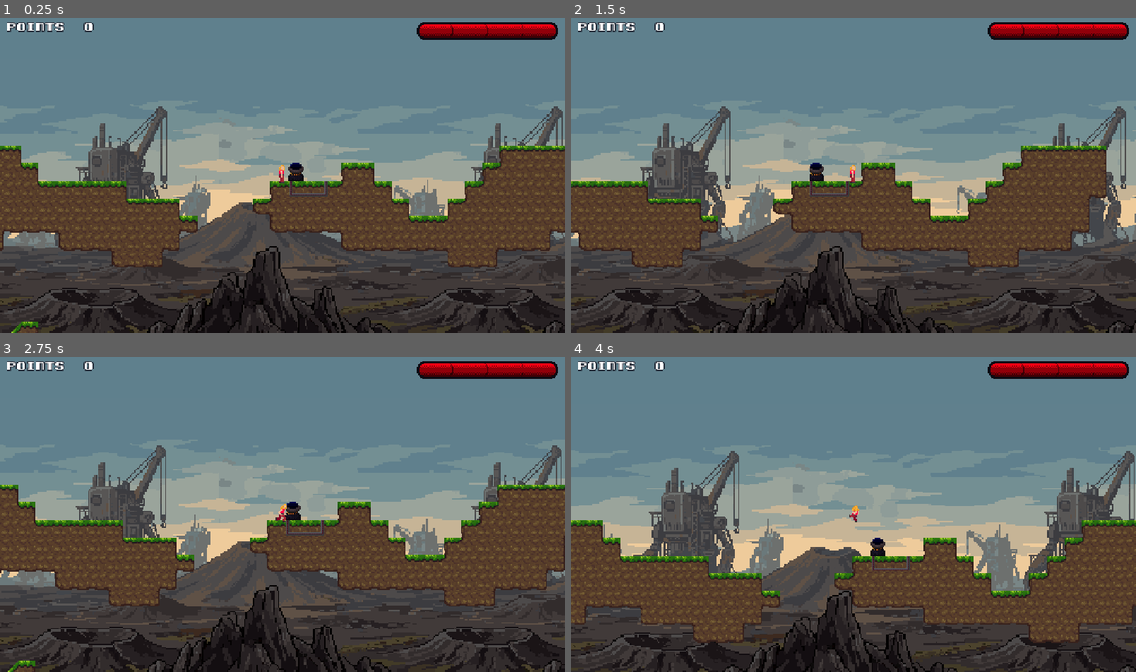
Above: before the commit, frames 1-4 (two rows, left to right).
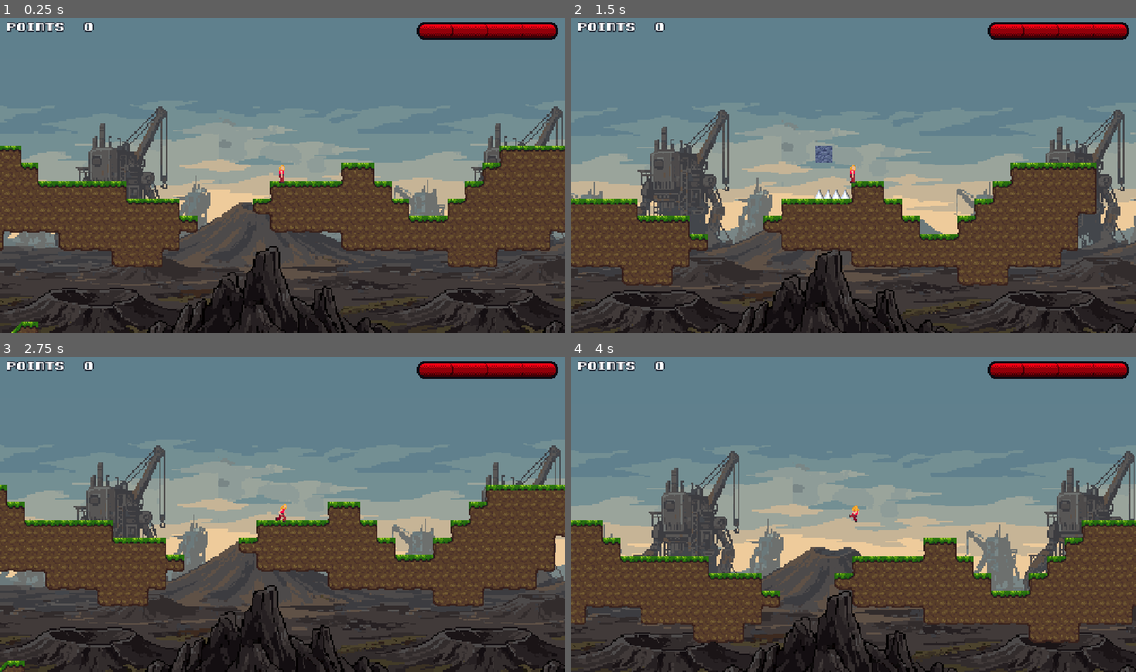
Above: after the commit, the same moments.

Repository: cygnuszwaan/objon
Game: Godot game, scene res://scenes/levels/level_1-1.tscn
Two runs of this game, one before a commit and one after it. Both use one fixed random seed, a clock stepped at 60 frames per second and the inputs below.
Inputs (mouse positions are in pixels of both pictures, inside the frame that each line leads up to):
- Up to frame 1 (0.25 s): no input
- Up to frame 2 (1.5 s): tap Enter at 0.5 s; move the mouse to (977, 159) at 0.52 s; hold D (move_right) 0.53-1.25 s; hold S (crouch) 0.53-1.25 s; click (977, 159) at 0.67 s; tap Space (jump) at 0.77 s; drag from (740, 191) to (859, 175) at 1.27 s
- Up to frame 3 (2.75 s): tap R (restart) at 2 s; move the mouse to (339, 442) at 2.02 s; hold D (move_right) from 2.03 s (still down); tap F at 2.1 s
- Up to frame 4 (4 s): release D (move_right) at 2.75 s; drag from (825, 577) to (859, 514) at 2.77 s; tap R (restart) at 3.5 s; move the mouse to (1023, 561) at 3.52 s; hold A (move_left) from 3.53 s (still down); tap J (kick) at 3.6 s; tap Space (jump) at 3.77 s

The runs differ from the first frame. In frame 1, 0.2% of the frame differs, in the area x 51-58%, y 45-57%; in frame 2, 22%, in the area x 0-100%, y 28-100%; in frame 3, 11%; in frame 4, 0.2%.

Commit message:
zone sensor

Diff:
--- a/audio/audio.gd
+++ b/audio/audio.gd
@@ -112,6 +112,8 @@
 	&"interactive/angle_sensor_off",    # an angle sensor losing power (the body came back past the hysteresis), at the sensor
 	&"interactive/basin_sensor_on",     # a basin sensor powering (its basin reached the fill, crust or column reading), at the sensor
 	&"interactive/basin_sensor_off",    # a basin sensor losing power (after its hysteresis and hold time), at the sensor
+	&"interactive/zone_sensor_on",       # a zone sensor powering (the count reached min_count; only when `silent` is off), at the sensor
+	&"interactive/zone_sensor_off",      # a zone sensor losing power (after its hold time; only when `silent` is off), at the sensor
 	&"interactive/speed_trap_flash",    # the camera flashing on any read (every crossing it reads), at the trap
 	&"interactive/speed_trap_pass",     # a reading at or above the threshold: the trap powers
 	&"interactive/speed_trap_fail",     # a reading below the threshold
--- /dev/null
+++ b/scenes/interactive/zone_sensor.gd
@@ -0,0 +1,204 @@
+@tool
+extends Area2D
+## Zone sensor: a power SOURCE (see power_target.gd for the contract) that is powered while enough bodies are inside
+## a rectangular area. Emits `powered_changed(on)` and answers `is_powered()`; PowerTargets pick it in their `sources`
+## list and conductor wires attach to it by adjacency, like a Button. It gives a door that shuts behind the player,
+## an ambush trigger, and a lure puzzle where an enemy has to stand in the zone.
+##
+## Not a physical object: it blocks nothing and is invisible and silent in play by default (see `show_zone` and
+## `silent`). `size` is the zone's width and height in pixels, centred on the node origin; the shape is per instance.
+## Origin: the cell a ConductorLayer files it under is the cell the origin is in, so for a large zone either wire it
+## by `sources` or place it so that cell is where a wire ends.
+##
+## What counts (`count_player`, `count_enemies`, `count_blocks`, each opt-in; the defaults are the player only): the
+## player, any body in group "enemy", any MeltableBlock. Each body overlapping the area counts once, whatever its
+## state (a player on a ladder, hanging or swimming counts), except that a dead or dancing player never counts and a
+## body already queued for deletion does not. The count is summed across the enabled kinds and the sensor powers
+## at `min_count` (default 1) or more; "nobody in the zone" is `invert` on the PowerTarget.
+##
+## Power: the area is polled every physics frame (get_overlapping_bodies(), never body_entered/exited, so a body
+## that melts, dies or is freed inside can't leave it stuck). Rises the physics frame the count reaches `min_count`;
+## falls once it has stayed below it for `hold_time` seconds (default 0.15), the shared rule for an analogue source,
+## so a body crossing the edge can't chatter it. A body that appears this frame (a spawn, a restore) is seen from the
+## next physics step, as with any Area2D.
+##
+## Saveable: `powered` and `time_left`. The state is derived from what is in the zone, but it is still saved: a fresh
+## sensor starts unpowered and would rise on the first physics frame after a restore, and a rising edge turns a wired
+## mirror a step. `load_state()` snaps silently and emits `powered_changed` only on a change. A restored sensor keeps
+## its power for RESTORE_GRACE_FRAMES physics frames even if it reads empty, because a restored body only overlaps
+## the area once the physics server has stepped (Button and the weight plate do the same).
+##
+## Authoring: the zone outline is always drawn in the editor, and at run time only while `show_zone` is set (with the
+## live count over `min_count`). `authoring_overlay` is a plain variable the editor sets in `_ready()` rather than an
+## `Engine.is_editor_hint()` test, so a runtime level editor can set it too. `get_warnings()` is a plain method that
+## `_get_configuration_warnings()` calls.
+## Sounds `interactive/zone_sensor_on` and `interactive/zone_sensor_off` (on a change of `powered`, never within
+## QUIET_FRAMES of load, and only when `silent` is off) are in Audio.PLANNED.
+
+signal powered_changed(on: bool)
+
+## Width and height of the zone in pixels, centred on the node origin.
+@export var size: Vector2 = Vector2(48.0, 48.0):
+	set(value):
+		size = Vector2(maxf(value.x, 1.0), maxf(value.y, 1.0))
+		_sync_shape()
+		update_configuration_warnings()
+		queue_redraw()
+## Count the player (never while dead or dancing).
+@export var count_player: bool = true:
+	set(value):
+		count_player = value
+		update_configuration_warnings()
+## Count bodies in group "enemy".
+@export var count_enemies: bool = false:
+	set(value):
+		count_enemies = value
+		update_configuration_warnings()
+## Count MeltableBlocks (ice and metal).
+@export var count_blocks: bool = false:
+	set(value):
+		count_blocks = value
+		update_configuration_warnings()
+## Bodies (summed across the enabled kinds) needed to power the sensor.
+@export_range(1, 32, 1, "or_greater") var min_count: int = 1:
+	set(value):
+		min_count = maxi(value, 1)
+		queue_redraw()
+## Seconds the count must stay below `min_count` before the sensor releases. 0 = releases the same frame.
+@export_range(0.0, 5.0, 0.05, "or_greater") var hold_time: float = 0.15
+## Draw the zone at run time (it is always drawn in the editor).
+@export var show_zone: bool = false:
+	set(value):
+		show_zone = value
+		queue_redraw()
+## No on/off sounds (the default: an ambush trigger shouldn't click). Turn off to play them.
+@export var silent: bool = true
+
+const QUIET_FRAMES := 3 ## No sound for a change this soon after load.
+const RESTORE_GRACE_FRAMES := 3
+const COLOR_FILL := Color(0.3, 0.75, 0.9, 0.10)
+const COLOR_FILL_ON := Color(0.35, 0.9, 0.45, 0.18)
+const COLOR_EDGE := Color(0.3, 0.75, 0.9, 0.8)
+const COLOR_EDGE_ON := Color(0.35, 0.9, 0.45, 0.9)
+
+var powered: bool = false
+var count: int = 0 ## The reading from the last physics frame.
+var authoring_overlay: bool = false ## Draw the zone regardless of `show_zone` (the editor sets it in `_ready()`).
+var _time_left: float = 0.0 ## Hold remaining while the count is below `min_count` and the sensor is powered.
+var _restore_grace: int = 0
+var _ready_frame: int = 0
+var _drawn_count: int = -1
+
+@onready var _shape_node: CollisionShape2D = $CollisionShape2D
+
+func _ready() -> void:
+	add_to_group(&"power_source")  # what ConductorLayer scans to attach sources to circuits by adjacency
+	authoring_overlay = Engine.is_editor_hint()
+	# The shape resource is shared by every instance of this scene: give this one its own before it is resized.
+	_shape_node.shape = RectangleShape2D.new()
+	_sync_shape()
+	queue_redraw()
+	if Engine.is_editor_hint():
+		set_physics_process(false)
+		return
+	add_to_group(&"saveable")
+	_ready_frame = Engine.get_physics_frames()
+
+## Resizes this instance's shape from `size`. Named so an editor can re-run it after a change.
+func _sync_shape() -> void:
+	if _shape_node == null or not (_shape_node.shape is RectangleShape2D):
+		return
+	(_shape_node.shape as RectangleShape2D).size = size
+
+func _get_configuration_warnings() -> PackedStringArray:
+	return get_warnings()
+
+## Plain method so a runtime level validator can reuse the warnings.
+func get_warnings() -> PackedStringArray:
+	var warnings := PackedStringArray()
+	if not (count_player or count_enemies or count_blocks):
+		warnings.append("None of `count_player`, `count_enemies` and `count_blocks` is on, so this sensor can never power.")
+	if rotation != 0.0 or scale != Vector2.ONE:
+		warnings.append("The zone is `size` px and axis-aligned; rotation and scale distort it, so leave them at their defaults and change `size` instead.")
+	return warnings
+
+## Power-source contract (PowerTarget and conductor circuits read this).
+func is_powered() -> bool:
+	return powered
+
+## Saveable contract (see game.gd).
+func save_state() -> Dictionary:
+	return {"powered": powered, "time_left": _time_left}
+
+## Snaps with no sound. Emits powered_changed only if `powered` differs from the current value; the live reading
+## takes over from the next physics frame, after the restore grace.
+func load_state(d: Dictionary) -> void:
+	var was := powered
+	powered = d.get("powered", false)
+	_time_left = float(d.get("time_left", 0.0)) if powered else 0.0
+	if powered and _time_left <= 0.0:
+		_time_left = hold_time
+	_restore_grace = RESTORE_GRACE_FRAMES if powered else 0
+	queue_redraw()
+	if powered != was:
+		powered_changed.emit(powered)
+
+func _physics_process(delta: float) -> void:
+	count = _read_count()
+	if count >= min_count:
+		_time_left = hold_time
+		_restore_grace = 0
+		_set_powered(true)
+	elif powered:
+		if _restore_grace > 0:
+			_restore_grace -= 1
+		else:
+			_time_left = maxf(_time_left - delta, 0.0)
+			if _time_left <= 0.0:
+				_set_powered(false)
+	if count != _drawn_count:
+		_drawn_count = count
+		if show_zone or authoring_overlay:
+			queue_redraw()
+
+func _set_powered(on: bool) -> void:
+	if on == powered:
+		return
+	powered = on
+	if not on:
+		_time_left = 0.0
+	if not silent and Engine.get_physics_frames() - _ready_frame > QUIET_FRAMES:
+		Audio.play_at(&"interactive/zone_sensor_on" if on else &"interactive/zone_sensor_off", global_position)
+	queue_redraw()
+	powered_changed.emit(on)
+
+# --- reading ----------------------------------------------------------------------------------------
+
+## How many counted bodies overlap the zone this frame. Each body counts once.
+func _read_count() -> int:
+	var total := 0
+	for body in get_overlapping_bodies():
+		if _counts(body):
+			total += 1
+	return total
+
+## Whether `body` counts under the enabled kinds. A dead or dancing player never counts.
+func _counts(body: Node) -> bool:
+	if body == null or body.is_queued_for_deletion():
+		return false
+	if count_player and body.is_in_group(&"player"):
+		return body.get("is_dead") != true and body.get("is_dancing") != true
+	if count_enemies and body.is_in_group(&"enemy"):
+		return true
+	return count_blocks and body is MeltableBlock
+
+# --- drawing ----------------------------------------------------------------------------------------
+
+func _draw() -> void:
+	if not (show_zone or authoring_overlay):
+		return
+	var rect := Rect2(-size * 0.5, size)
+	draw_rect(rect, COLOR_FILL_ON if powered else COLOR_FILL)
+	draw_rect(rect, COLOR_EDGE_ON if powered else COLOR_EDGE, false, 1.0)
+	if not Engine.is_editor_hint():
+		draw_string(ThemeDB.fallback_font, rect.position + Vector2(2.0, 9.0), "%d/%d" % [count, min_count], HORIZONTAL_ALIGNMENT_LEFT, -1, 8, Color.WHITE)
--- /dev/null
+++ b/scenes/interactive/zone_sensor.tscn
@@ -0,0 +1,14 @@
+[gd_scene load_steps=3 format=3]
+
+[ext_resource type="Script" path="res://scenes/interactive/zone_sensor.gd" id="1_zs"]
+
+[sub_resource type="RectangleShape2D" id="RectangleShape2D_zone"]
+size = Vector2(48, 48)
+
+[node name="ZoneSensor" type="Area2D"]
+collision_layer = 0
+collision_mask = 1
+script = ExtResource("1_zs")
+
+[node name="CollisionShape2D" type="CollisionShape2D" parent="."]
+shape = SubResource("RectangleShape2D_zone")
--- a/scenes/levels/level_1-1.tscn
+++ b/scenes/levels/level_1-1.tscn
@@ -10,7 +10,7 @@
 [ext_resource type="Script" uid="uid://bfrg0144j3s3d" path="res://scenes/levels/water_manager.gd" id="7_aghq8"]
 [ext_resource type="PackedScene" path="res://scenes/traps/powered_spike_layer.tscn" id="7_s474h"]
 [ext_resource type="PackedScene" uid="uid://dgii53fryk4gh" path="res://scenes/player/player.tscn" id="8_y0ep0"]
-[ext_resource type="PackedScene" path="res://scenes/interactive/button.tscn" id="10_s474h"]
+[ext_resource type="PackedScene" path="res://scenes/interactive/zone_sensor.tscn" id="11_s474h"]
 
 [sub_resource type="TileSetAtlasSource" id="TileSetAtlasSource_8dks1"]
 texture = ExtResource("6_dyh2t")
@@ -96,17 +96,10 @@
 tile_set = SubResource("TileSet_0w3yt")
 
 [node name="PoweredSpikeLayer" parent="Tilemaps" unique_id=1751045172 node_paths=PackedStringArray("sources") instance=ExtResource("7_s474h")]
-tile_map_data = PackedByteArray("AACCAAUAAwAAAAAAAACFAAUAAwAAAAAAAAA=")
-sources = [NodePath("../Button")]
+tile_map_data = PackedByteArray("AACCAAUAAwAAAAAAAACBAAUAAwAAAAAAAACBAAMAAgABAAEAAAA=")
+sources = [NodePath("../../ZoneSensor")]
 
 [node name="ConductorLayers" parent="Tilemaps" unique_id=1050737449 instance=ExtResource("6_yjlda")]
-
-[node name="Red" parent="Tilemaps/ConductorLayers" index="0"]
-tile_map_data = PackedByteArray("AACAAAYAAAAJAAAAAACCAAYAAAAHAAAAAACBAAYAAAAIAAAAAAA=")
-
-[node name="Button" parent="Tilemaps" unique_id=1283338419 instance=ExtResource("10_s474h")]
-position = Vector2(2056, 88)
-latch_mode = 1
 
 [node name="WaterManager" type="Node2D" parent="." unique_id=1297838409 groups=["water_manager"]]
 script = ExtResource("7_aghq8")
@@ -132,5 +125,9 @@
 
 [node name="Blocks" type="Node" parent="." unique_id=1681336233]
 
+[node name="ZoneSensor" parent="." unique_id=969214654 instance=ExtResource("11_s474h")]
+position = Vector2(2112, 56)
+hold_time = 3.9
+
 [editable path="Backdrop"]
 [editable path="Tilemaps/ConductorLayers"]
Not shown, added: scenes/interactive/zone_sensor.gd.uid
Not shown, changed: .DS_Store
Not shown, changed: docs/enemies.md
Not shown, changed: docs/level-design.md
Not shown, changed: docs/power.md
Not shown, changed: docs/puzzles.md
Not shown, changed: docs/roadmap.md
Not shown, changed: docs/saving-levels-ui.md
Not shown, changed: export-audit.md
Not shown, changed: objon.md
Not shown, changed: scenes/.DS_Store
